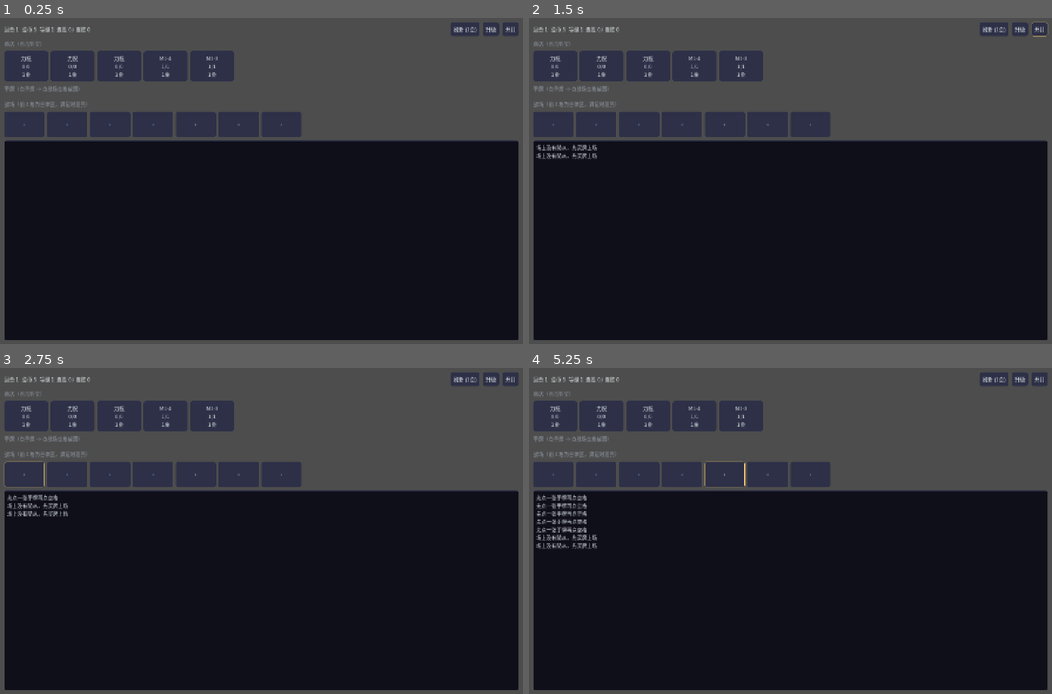
Above: before the commit, frames 1-4 (two rows, left to right).
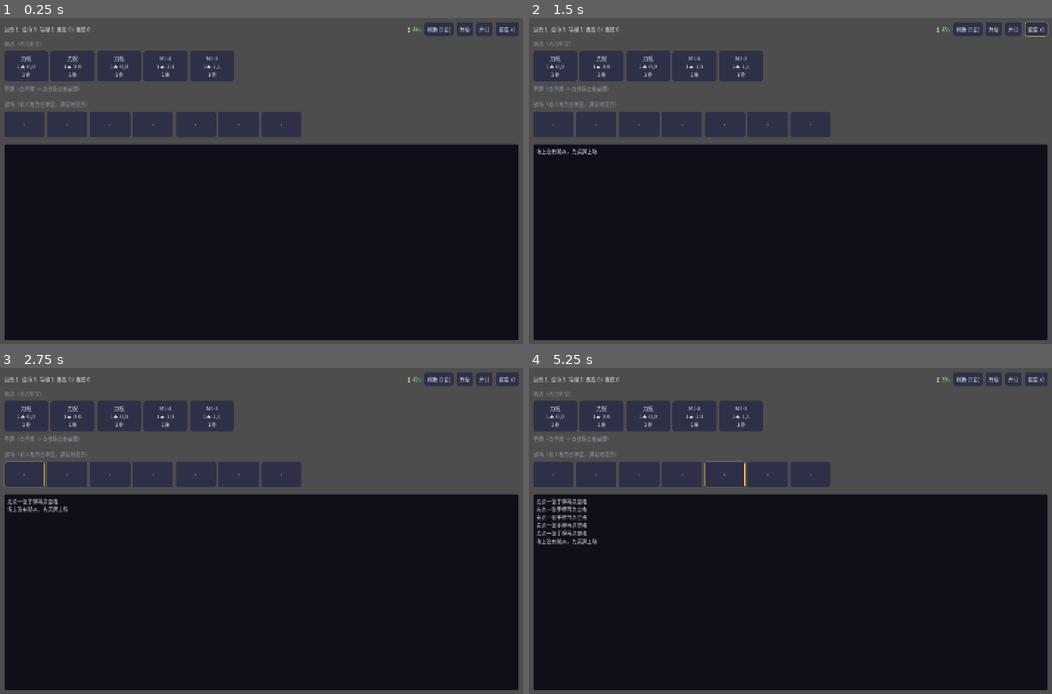
Above: after the commit, the same moments.

Repository: l754121012-afk/lushi-godot
Game: Godot game, scene res://scenes/prep.tscn
Two runs of this game, one before a commit and one after it. Both use one fixed random seed, a clock stepped at 60 frames per second and the inputs below.
Inputs (mouse positions are in pixels of both pictures, inside the frame that each line leads up to):
- Up to frame 1 (0.25 s): no input
- Up to frame 2 (1.5 s): click "开打" at 0.5 s; click (1036, 27) at 1.25 s, where only the run after the commit has a clickable "速度 x1"
- Up to frame 3 (2.75 s): click "+" at 2 s
- Up to frame 4 (5.25 s): click "+" at 2.75 s; click "+" at 3.5 s; click "+" at 4.25 s; click "+" at 5 s

The runs differ from the first frame. In frame 1, 1.9% of the frame differs, in the area x 0-100%, y 1-39%; in frame 2, 2.2%; in frame 3, 2.3%; in frame 4, 2.9%, in the area x 0-100%, y 1-56%.

Commit message:
P3-4: card layout, line-by-line battle playback with speed, prep countdown, 3/6/9 round choice

Diff:
--- a/scripts/prep_scene.gd
+++ b/scripts/prep_scene.gd
@@ -7,6 +7,7 @@
 const PrepState := preload("res://sim/prep_state.gd")
 const UnitScript := preload("res://sim/unit.gd")
 const BattleScript := preload("res://sim/battle.gd")
+const Economy := preload("res://sim/economy.gd")
 
 const PART_LABEL := {"core": "首脑", "head": "核心", "arm": "武装", "leg": "肢体"}
 const ZONE_SLOTS := 4
@@ -14,6 +15,11 @@
 var ps
 var _zone_buttons: Array = []
 var _zone_tween: Tween = null
+var _timer_label: Label
+var _prep_left := 45.0          # 备战倒计时（秒）
+var _speed := 1.0               # 战报播放速度
+var _busy := false              # 战斗播放中锁住操作
+var _round_choice_host: VBoxContainer
 var _top: Label
 var _shop_row: HBoxContainer
 var _hand_row: HBoxContainer
@@ -63,6 +69,9 @@
 	_top = Label.new()
 	_top.size_flags_horizontal = Control.SIZE_EXPAND_FILL
 	top_row.add_child(_top)
+	_timer_label = Label.new()
+	_timer_label.add_theme_color_override("font_color", UiTheme.GREEN)
+	top_row.add_child(_timer_label)
 	var btn_roll := Button.new(); btn_roll.text = "刷新 (1金)"
 	btn_roll.pressed.connect(func(): _say("刷新" if ps.reroll() else "金币不足，无法刷新"); _refresh())
 	top_row.add_child(btn_roll)
@@ -72,6 +81,11 @@
 	var btn_fight := Button.new(); btn_fight.text = "开打"
 	btn_fight.pressed.connect(_fight)
 	top_row.add_child(btn_fight)
+	var btn_speed := Button.new(); btn_speed.text = "速度 x1"
+	btn_speed.pressed.connect(func():
+		_speed = 2.0 if _speed < 2.0 else 1.0
+		btn_speed.text = "速度 x%d" % int(_speed))
+	top_row.add_child(btn_speed)
 
 	root.add_child(_label("商店（点击购买）"))
 	_shop_row = HBoxContainer.new(); _shop_row.add_theme_constant_override("separation", 8)
@@ -83,6 +97,8 @@
 	_board_row = HBoxContainer.new(); _board_row.add_theme_constant_override("separation", 8)
 	root.add_child(_board_row)
 	_log = RichTextLabel.new()
+	_round_choice_host = VBoxContainer.new()
+	root.add_child(_round_choice_host)
 	_log.bbcode_enabled = true
 	_log.size_flags_vertical = Control.SIZE_EXPAND_FILL
 	_log.add_theme_stylebox_override("normal", UiTheme.panel_style(UiTheme.PANEL_2))
@@ -98,7 +114,18 @@
 	_log.text = text + "\n" + _log.text
 
 func _card_text(c: Dictionary) -> String:
-	return "%s\n%d/%d\n%d金" % [String(c.get("n", "?")), int(c.get("a", 0)), int(c.get("h", 0)), ps.buy_cost(c)]
+	var star := int(c.get("s", c.get("star", 1)))
+	return "%s%s\n%d★  %d/%d\n%d金" % [
+		"◆" if bool(c.get("g", false)) else "",
+		String(c.get("n", "?")), star, int(c.get("a", 0)), int(c.get("h", 0)), ps.buy_cost(c)]
+
+func _mini_card_text(c: Dictionary) -> String:
+	var star := int(c.get("s", c.get("star", 1)))
+	var part := String(PART_LABEL.get(String(c.get("part", "")), ""))
+	return "%s%s%s\n%d★ %d/%d" % [
+		"◆" if bool(c.get("g", false)) else "",
+		("[%s] " % part) if part != "" else "",
+		String(c.get("n", "?")), star, int(c.get("a", 0)), int(c.get("h", 0))]
 
 func _refresh() -> void:
 	_top.text = "回合 %d   金币 %d   等级 %d   连胜 %d / 连败 %d%s" % [
@@ -124,7 +151,9 @@
 	for i in range(ps.hand.size()):
 		var b := Button.new()
 		b.custom_minimum_size = Vector2(110, 70)
-		b.text = String(ps.hand[i].get("n", "?"))
+		b.text = _mini_card_text(ps.hand[i])
+		if bool(ps.hand[i].get("g", false)):
+			b.add_theme_color_override("font_color", UiTheme.ACCENT)
 		if i == _selected_hand:
 			b.add_theme_color_override("font_color", UiTheme.ACCENT)
 		b.pressed.connect(func(): _select_hand(i))
@@ -140,9 +169,9 @@
 		var b := Button.new()
 		b.custom_minimum_size = Vector2(110, 70)
 		var c = ps.board[i]
-		var part := "" if c == null else String(c.get("part", ""))
-		var tag := ("[%s] " % String(PART_LABEL.get(part, ""))) if part != "" else ""
-		b.text = "+" if c == null else "%s%s\n%d/%d" % [tag, String(c.get("n", "?")), int(c.get("a", 0)), int(c.get("h", 0))]
+		b.text = "+" if c == null else _mini_card_text(c)
+		if c != null and bool(c.get("g", false)):
+			b.add_theme_color_override("font_color", UiTheme.ACCENT)
 		if i < ZONE_SLOTS:
 			b.add_theme_color_override("font_color", UiTheme.ACCENT if ps.has_formation() else UiTheme.BLUE)
 			_zone_buttons.append(b)
@@ -210,8 +239,60 @@
 		names[u.uid] = u.card_name
 	for u in e_board:
 		names[u.uid] = u.card_name
+	_busy = true
 	for line in _battle_narrative(r["events"], names, 16):
 		_say(line)
+		await get_tree().create_timer(0.28 / maxf(0.5, _speed)).timeout
+	_busy = false
+	if String(r["winner"]) == "p":
+		ps.win_streak += 1
+		ps.lose_streak = 0
+	elif String(r["winner"]) == "e":
+		ps.lose_streak += 1
+		ps.win_streak = 0
+	_advance_round()
+	_refresh()
+
+## 回合推进：金币按表重发（不结转）、商店重roll；3/6/9 回合给一次三选一
+func _advance_round() -> void:
+	ps.round_no += 1
+	ps.gold = Economy.round_income(ps.round_no, ps.win_streak, ps.lose_streak)
+	ps.roll_shop()
+	_prep_left = 45.0
+	if ps.round_no == 3 or ps.round_no == 6 or ps.round_no == 9:
+		_show_round_choice(ps.round_no)
+
+## 3/6/9 回合三选一（金 / 免费刷新 / 混合），选完即移除面板
+func _show_round_choice(r: int) -> void:
+	var gain := (r / 3) * 2          # 3→2金、6→4金、9→6金
+	var free := 1 if r == 3 else 2
+	_say("【第 %d 回合选择】请在下方三选一" % r)
+	var panel := HBoxContainer.new()
+	panel.add_theme_constant_override("separation", 8)
+	var mk := func(text: String, fn: Callable) -> Button:
+		var b := Button.new()
+		b.text = text
+		b.pressed.connect(func():
+			fn.call()
+			panel.queue_free()
+			_refresh())
+		return b
+	panel.add_child(mk.call("+%d 金" % gain, func(): ps.gold += gain))
+	panel.add_child(mk.call("免费刷新 ×%d" % free, func(): ps.free_refresh += free))
+	panel.add_child(mk.call("+1 金 +1 免费刷新", func(): ps.gold += 1; ps.free_refresh += 1))
+	_round_choice_host.add_child(panel)
+
+## 备战倒计时：到点自动开打
+func _process(delta: float) -> void:
+	if _busy or ps == null:
+		return
+	_prep_left -= delta
+	if _prep_left <= 0.0:
+		_prep_left = 45.0
+		_say("⏳ 备战时间到，自动开打")
+		_fight()
+	if _timer_label != null:
+		_timer_label.text = "⏳ %ds" % int(max(0.0, _prep_left))
 
 ## 事件序列 → 战报文本（演出层骨架）
 func _battle_narrative(events: Array, names: Dictionary, max_lines: int = 16) -> Array[String]:
Not shown, changed: README.md
